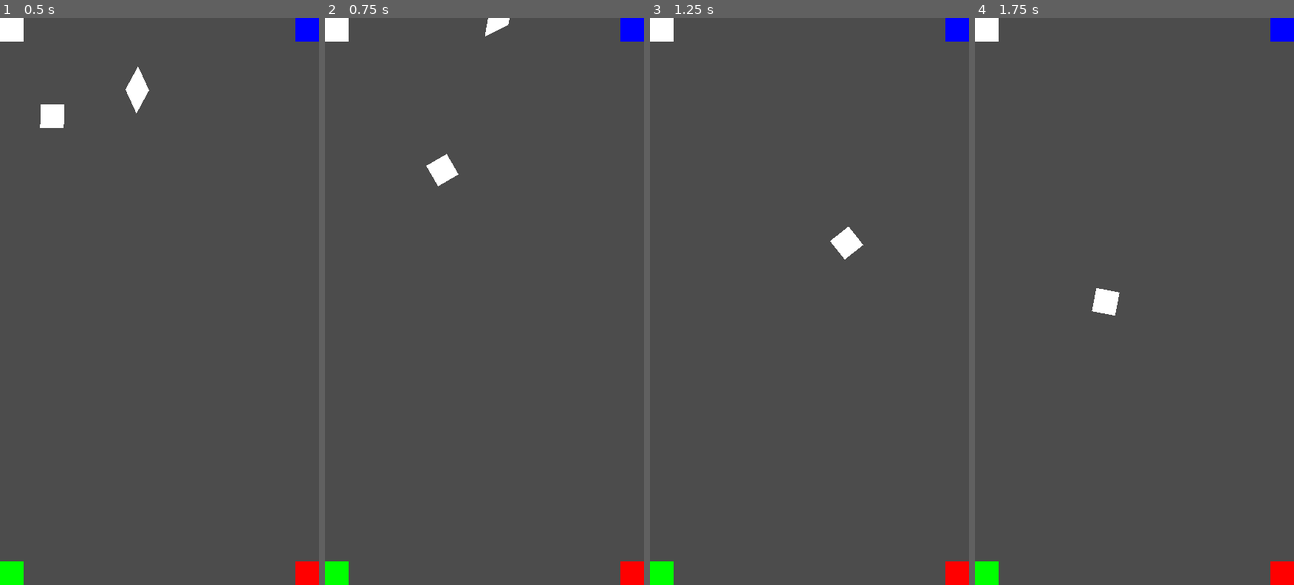
Above: before the commit, frames 1-4 (left to right).
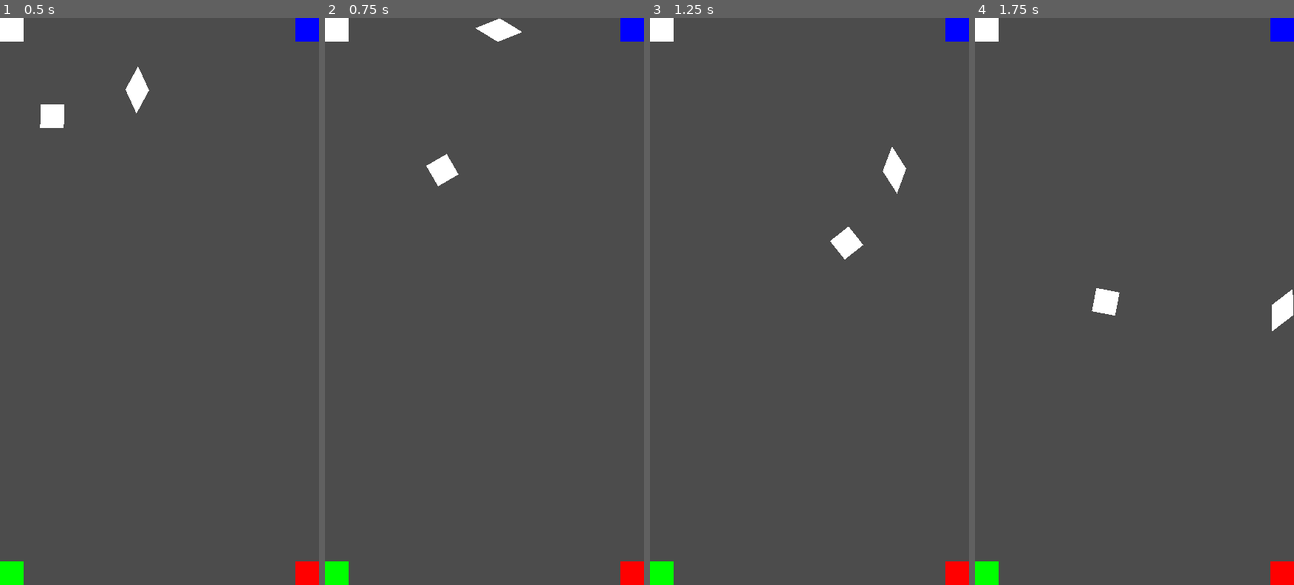
Above: after the commit, the same moments.

Repository: Kiel97/easy-jam-8bits-to-infinity
Game: Godot game, scene res://Game.tscn
Same seed, same stepped clock (60 frames per second), same inputs: the game is played once before the commit and once after it.
Inputs (mouse positions are in pixels of both pictures, inside the frame that each line leads up to):
- Up to frame 1 (0.5 s): no input
- Up to frame 2 (0.75 s): move the mouse to (554, 273) at 0.52 s
- Up to frame 3 (1.25 s): no input
- Up to frame 4 (1.75 s): move the mouse to (1070, 329) at 1.27 s

Frame 1 is identical in both runs. In frame 2, 0.2% of the frame differs, in the area x 47-62%, y 0-5%; in frame 3, 0.3%; in frame 4, 0.3%, in the area x 93-100%, y 47-56%.

Commit message:
Reorder Borders and Bins groups so player appears on top of them

Diff:
--- a/Game.tscn
+++ b/Game.tscn
@@ -5,52 +5,34 @@
 [ext_resource path="res://Shard.tscn" type="PackedScene" id=3]
 [ext_resource path="res://Bin.tscn" type="PackedScene" id=4]
 
-[sub_resource type="PhysicsMaterial" id=3]
-friction = 0.0
-bounce = 1.0
-
 [sub_resource type="RectangleShape2D" id=1]
 extents = Vector2( 80, 20 )
 
 [sub_resource type="RectangleShape2D" id=2]
 extents = Vector2( 20, 128 )
 
+[sub_resource type="PhysicsMaterial" id=3]
+friction = 0.0
+bounce = 1.0
+
 [node name="Game" type="Node2D"]
 script = ExtResource( 2 )
 
-[node name="Player" parent="." instance=ExtResource( 1 )]
-collision_mask = 7
+[node name="Bins" type="Node2D" parent="."]
 
-[node name="Shard" parent="." instance=ExtResource( 3 )]
-position = Vector2( 32, 48 )
-physics_material_override = SubResource( 3 )
-contacts_reported = 2
+[node name="WhiteBin" parent="Bins" instance=ExtResource( 4 )]
 
-[node name="CanvasLayer" type="CanvasLayer" parent="."]
+[node name="BlueBin" parent="Bins" instance=ExtResource( 4 )]
+modulate = Color( 0, 0, 1, 1 )
+position = Vector2( 104, 4 )
 
-[node name="ACCValues" type="VBoxContainer" parent="CanvasLayer"]
-margin_right = 40.0
-margin_bottom = 40.0
-__meta__ = {
-"_edit_use_anchors_": false
-}
+[node name="RedBin" parent="Bins" instance=ExtResource( 4 )]
+modulate = Color( 1, 0, 0, 1 )
+position = Vector2( 104, 188 )
 
-[node name="X" type="Label" parent="CanvasLayer/ACCValues"]
-margin_right = 40.0
-margin_bottom = 14.0
-text = "X: "
-__meta__ = {
-"_edit_use_anchors_": false
-}
-
-[node name="Y" type="Label" parent="CanvasLayer/ACCValues"]
-margin_top = 18.0
-margin_right = 40.0
-margin_bottom = 32.0
-text = "Y: "
-__meta__ = {
-"_edit_use_anchors_": false
-}
+[node name="GreenBin" parent="Bins" instance=ExtResource( 4 )]
+modulate = Color( 0, 1, 0, 1 )
+position = Vector2( 4, 188 )
 
 [node name="Borders" type="Node2D" parent="."]
 
@@ -94,21 +76,40 @@
 "_edit_lock_": true
 }
 
-[node name="Bins" type="Node2D" parent="."]
+[node name="Player" parent="." instance=ExtResource( 1 )]
+collision_mask = 7
 
-[node name="WhiteBin" parent="Bins" instance=ExtResource( 4 )]
+[node name="Shard" parent="." instance=ExtResource( 3 )]
+position = Vector2( 32, 48 )
+collision_mask = 13
+physics_material_override = SubResource( 3 )
+contacts_reported = 2
 
-[node name="BlueBin" parent="Bins" instance=ExtResource( 4 )]
-modulate = Color( 0, 0, 1, 1 )
-position = Vector2( 104, 4 )
+[node name="CanvasLayer" type="CanvasLayer" parent="."]
 
-[node name="RedBin" parent="Bins" instance=ExtResource( 4 )]
-modulate = Color( 1, 0, 0, 1 )
-position = Vector2( 104, 188 )
+[node name="ACCValues" type="VBoxContainer" parent="CanvasLayer"]
+margin_right = 40.0
+margin_bottom = 40.0
+__meta__ = {
+"_edit_use_anchors_": false
+}
 
-[node name="GreenBin" parent="Bins" instance=ExtResource( 4 )]
-modulate = Color( 0, 1, 0, 1 )
-position = Vector2( 4, 188 )
+[node name="X" type="Label" parent="CanvasLayer/ACCValues"]
+margin_right = 40.0
+margin_bottom = 14.0
+text = "X: "
+__meta__ = {
+"_edit_use_anchors_": false
+}
+
+[node name="Y" type="Label" parent="CanvasLayer/ACCValues"]
+margin_top = 18.0
+margin_right = 40.0
+margin_bottom = 32.0
+text = "Y: "
+__meta__ = {
+"_edit_use_anchors_": false
+}
 [connection signal="shard_collected" from="Bins/WhiteBin" to="." method="_on_Bin_shard_collected"]
 [connection signal="shard_collected" from="Bins/BlueBin" to="." method="_on_Bin_shard_collected"]
 [connection signal="shard_collected" from="Bins/RedBin" to="." method="_on_Bin_shard_collected"]
